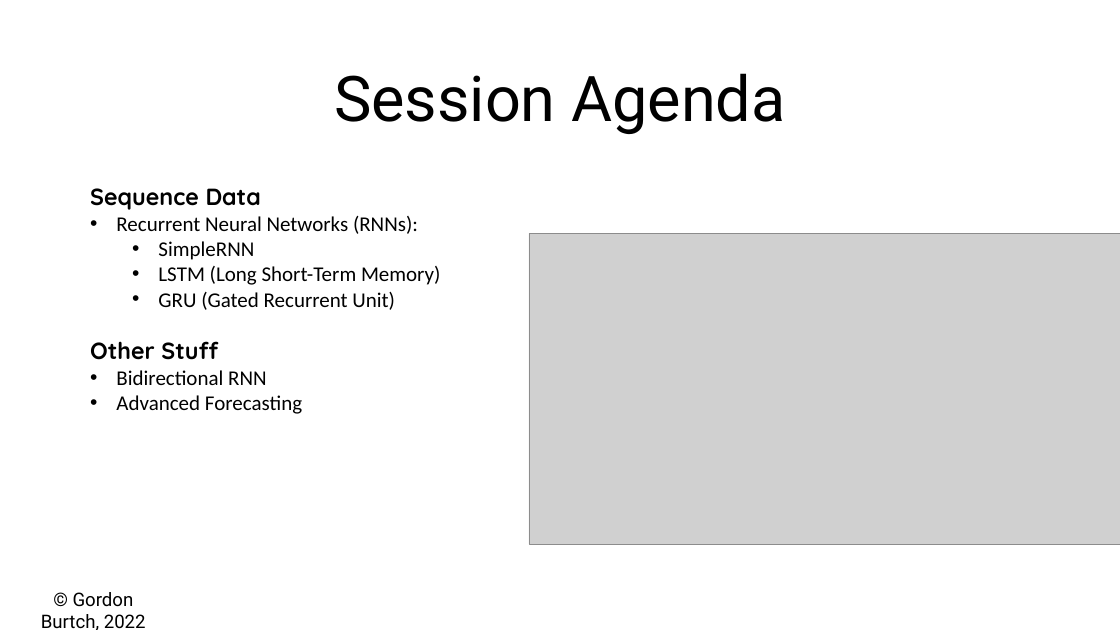
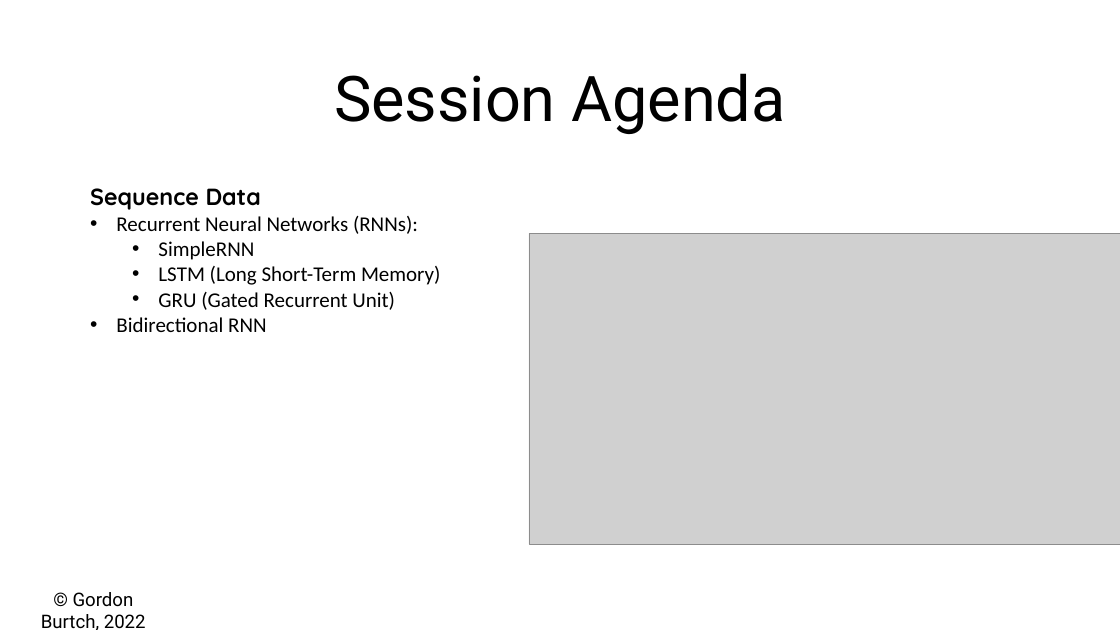
Before and after one commit to gburtch/NYU---ModernAI, a slide deck: slide 2 of Session 6/06a - Intro to RNNs.pptx. Drawn at 1120x630 pixels with LibreOffice and Linux fonts; fonts in the diff are those of the drawing; grey boxes stand for pictures. Boxes give left, top, right and bottom in pixels: in the first picture for what was removed or moved away, otherwise in the second. Text is boxed around its words. In the diff, an @@ line names an element or a change of style, - is before the commit and + after.

```diff
--- a/Session 6/06a - Intro to RNNs.pptx
+++ b/Session 6/06a - Intro to RNNs.pptx
@@ text at (90, 341, 218, 360): paragraph removed @@
-Other Stuff
@@ text at (116, 395, 302, 414): paragraph removed @@
-• Advanced Forecasting
```
Also in this commit, not shown: 2 other files.
